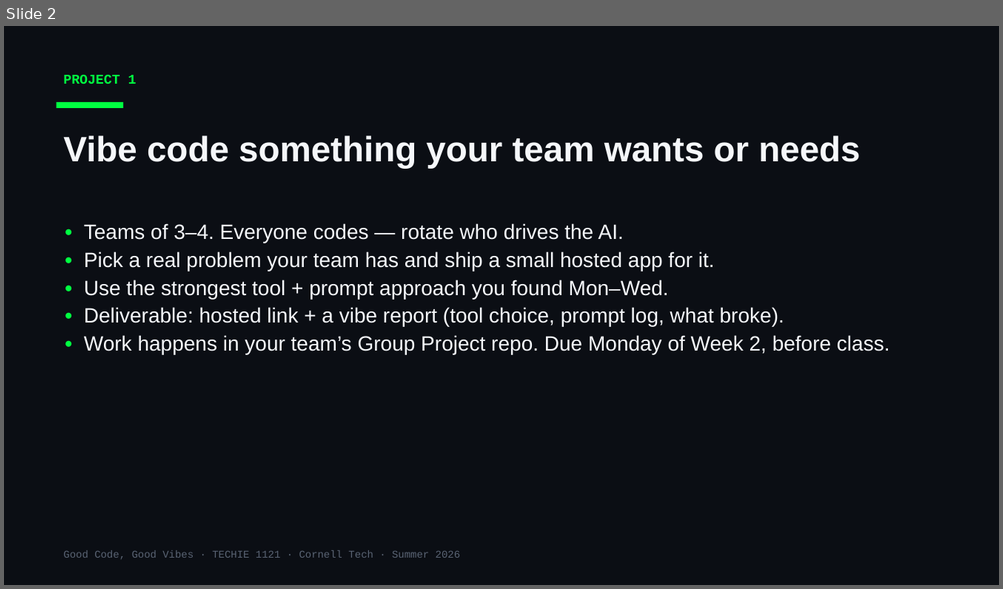
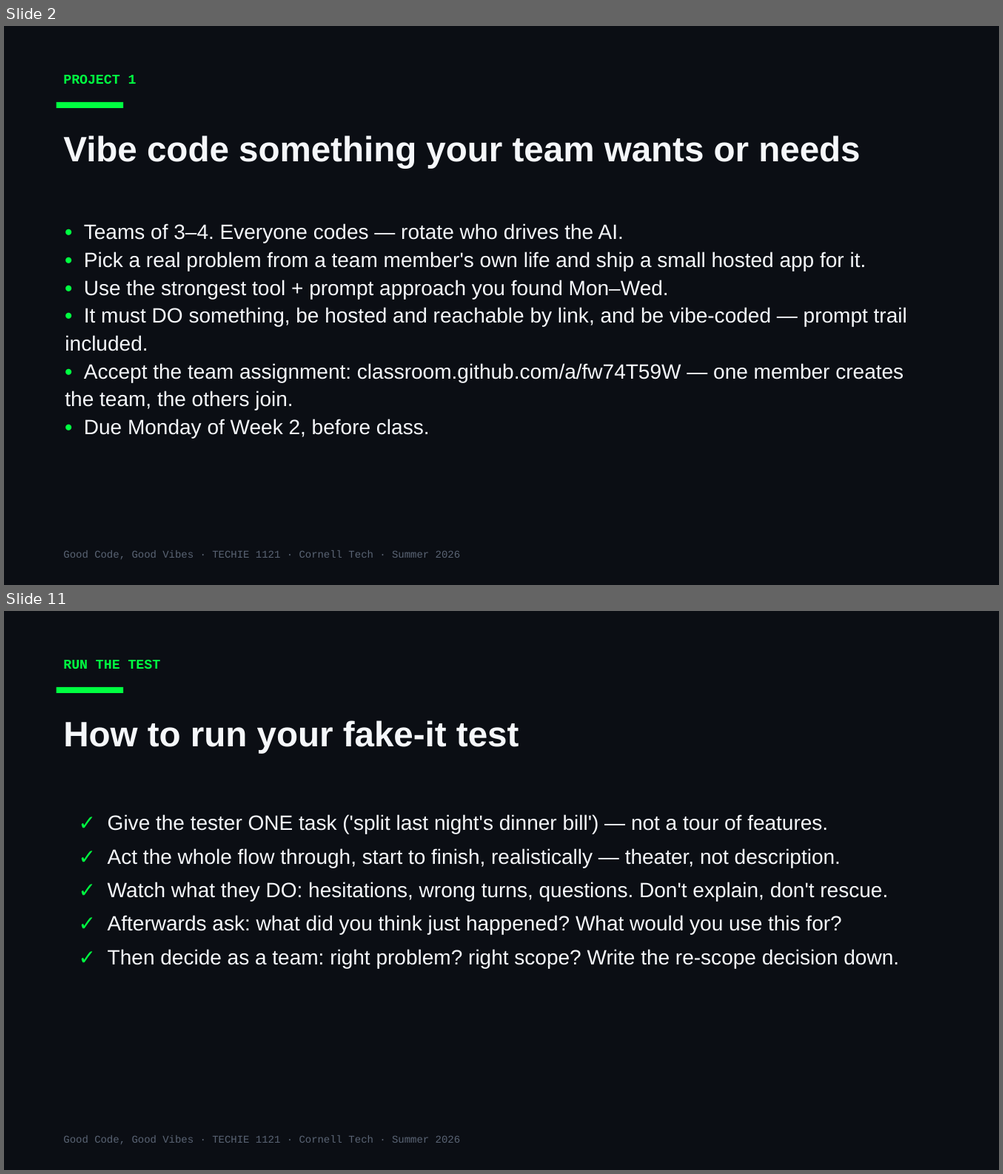
Before and after one commit to Cornell-Tech-Vibe-Coding-Summer-2026/website, a slide deck: slides/Week1-Thu-Project-Day.pptx. Shown one above the other, each under a label of ours: slide 2 before the commit, slides 2 and 11 after it; the slides between them are not shown. The pictures are 1003x589 and 1003x1174 pixels, drawn with LibreOffice and Linux fonts; fonts in the diff are those of the drawing. Boxes give left, top, right and bottom in pixels: in the first picture for what was removed or moved away, otherwise in the second. Text is boxed around its words. In the diff, an @@ line names an element or a change of style, - is before the commit and + after.

```diff
--- a/slides/Week1-Thu-Project-Day.pptx
+++ b/slides/Week1-Thu-Project-Day.pptx
@@ slide 11 added at bbox=[4, 611, 999, 1170], background #0B0E14 @@
@@ text added at bbox=[63, 660, 161, 669], 13 pt, text #00FF41, bold @@
+RUN THE TEST
@@ rectangle added at bbox=[57, 687, 123, 693], fill #00FF41 @@
@@ text added at bbox=[63, 721, 519, 753], 34 pt, text #F5F7FA, bold @@
+How to run your fake-it test
@@ text added at bbox=[108, 815, 899, 968], 20 pt, text #F5F7FA @@
+✓ Give the tester ONE task ('split last night's dinner bill') — not a tour of features.
+✓ Act the whole flow through, start to finish, realistically — theater, not description.
+✓ Watch what they DO: hesitations, wrong turns, questions. Don't explain, don't rescue.
+✓ Afterwards ask: what did you think just happened? What would you use this for?
+✓ Then decide as a team: right problem? right scope? Write the re-scope decision down.
@@ text added at bbox=[63, 1136, 460, 1145], 10 pt, text #5A6474 @@
+Good Code, Good Vibes · TECHIE 1121 · Cornell Tech · Summer 2026
@@ slide 2 changed as well @@
@@ text at bbox=[84, 252, 866, 271]: text changed @@
-• Pick a real problem your team has and ship a small hosted app for it.
+• Pick a real problem from a team member's own life and ship a small hosted app for it.
@@ text at bbox=[65, 307, 907, 438]: text changed @@
-• Deliverable: hosted link + a vibe report (tool choice, prompt log, what broke).
-• Work happens in your team’s Group Project repo. Due Monday of Week 2, before class.
+• It must DO something, be hosted and reachable by link, and be vibe-coded — prompt trail included.
+• Accept the team assignment: classroom.github.com/a/fw74T59W — one member creates the team, the others join.
+• Due Monday of Week 2, before class.
```
Also in this commit, not shown: 1 other slide changed, 9 other slides added, 1 other file.
